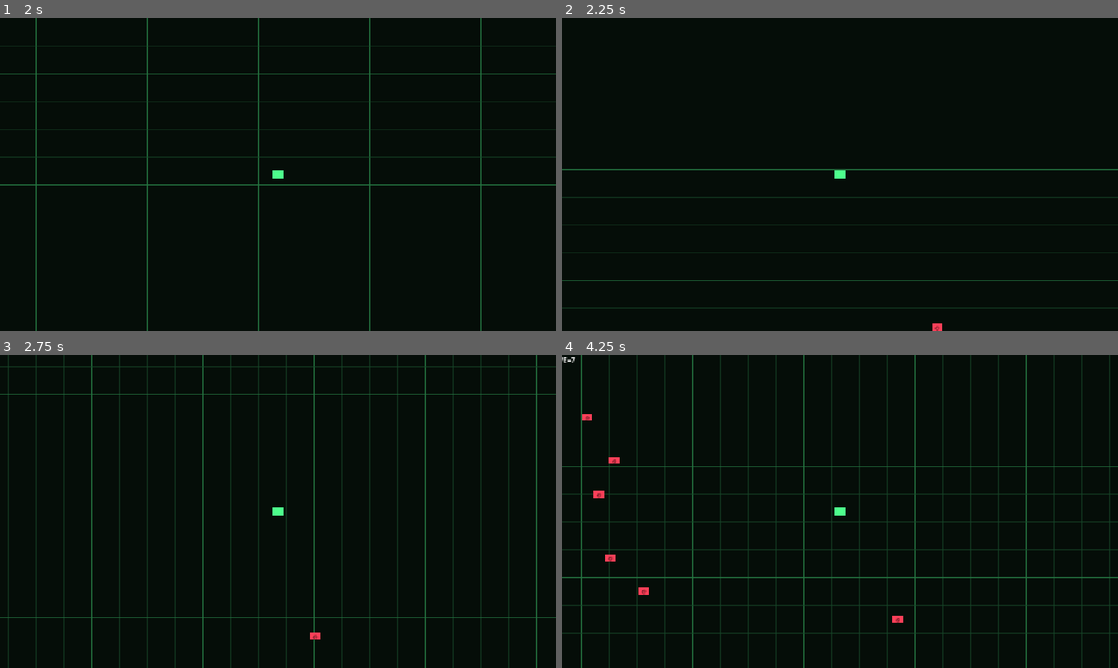
Above: before the commit, frames 1-4 (two rows, left to right).
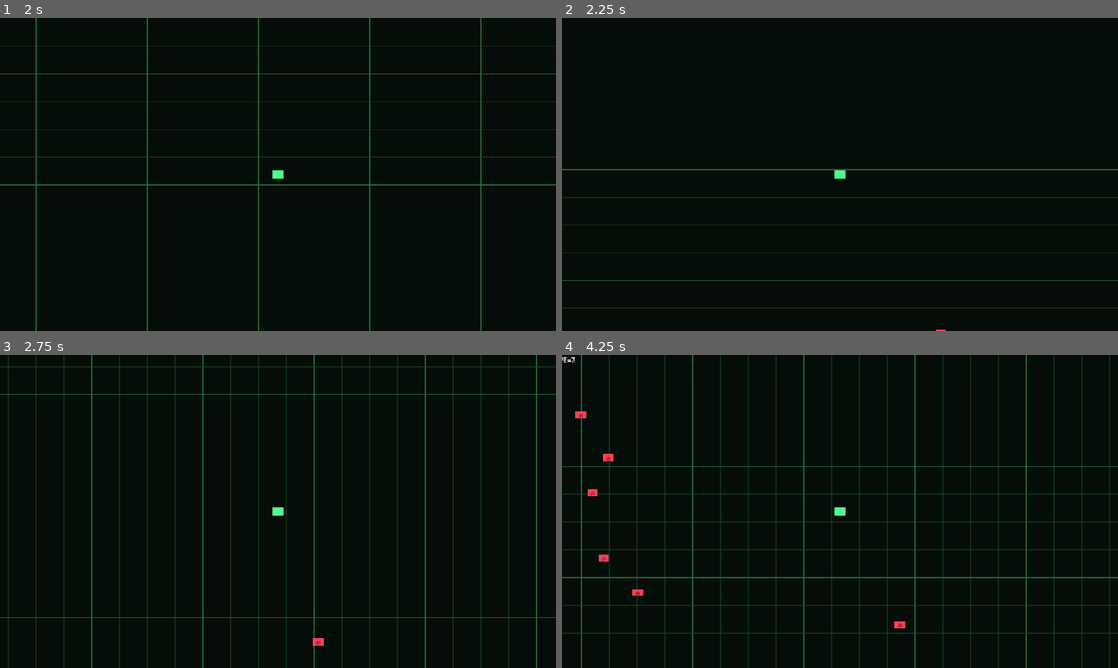
Above: after the commit, the same moments.

Repository: techafreshh/sigkill
Game: Godot game, scene res://main.tscn
The game is run twice, just before and just after one commit, with the same random seed, the same clock (stepped at 60 frames per second) and the same inputs.
Inputs:
- Up to frame 1 (2 s): tap Enter at 0.5 s; hold D (move_right) 0.53-1.28 s; hold S (move_down) from 1.28 s (still down)
- Up to frame 2 (2.25 s): release S (move_down) at 2.03 s; hold D (move_right) from 2.03 s (still down)
- Up to frame 3 (2.75 s): keep holding D (move_right)
- Up to frame 4 (4.25 s): release D (move_right) at 2.78 s; hold W (move_up) 2.78-3.53 s; hold A (move_left) from 3.53 s (still down)

Frame 1 is identical in both runs. In frame 2, less than 0.1% of the frame differs, in the area x 66-69%, y 97-100%; in frame 3, less than 0.1%; in frame 4, 0.4%, in the area x 2-62%, y 18-88%.

Commit message:
[#22] Ramp chaser velocity via acceleration export and move_toward

Diff:
--- a/enemies/chaser.gd
+++ b/enemies/chaser.gd
@@ -3,6 +3,7 @@
 const TERMINAL_THEME := preload("res://data/theme.tres")
 
 @export var speed := 140.0
+@export var acceleration := 600.0
 @export var target_path: NodePath
 
 var target: Node2D
@@ -18,16 +19,16 @@
 	queue_redraw()
 
 
-func _physics_process(_delta: float) -> void:
+func _physics_process(delta: float) -> void:
 	if not is_instance_valid(target):
-		velocity = Vector2.ZERO
+		velocity = velocity.move_toward(Vector2.ZERO, acceleration * delta)
 		move_and_slide()
 		return
 	var direction: Vector2 = target.global_position - global_position
+	var desired := Vector2.ZERO
 	if direction.length() > 1.0:
-		velocity = direction.normalized() * speed
-	else:
-		velocity = Vector2.ZERO
+		desired = direction.normalized() * speed
+	velocity = velocity.move_toward(desired, acceleration * delta)
 	move_and_slide()
 
 
